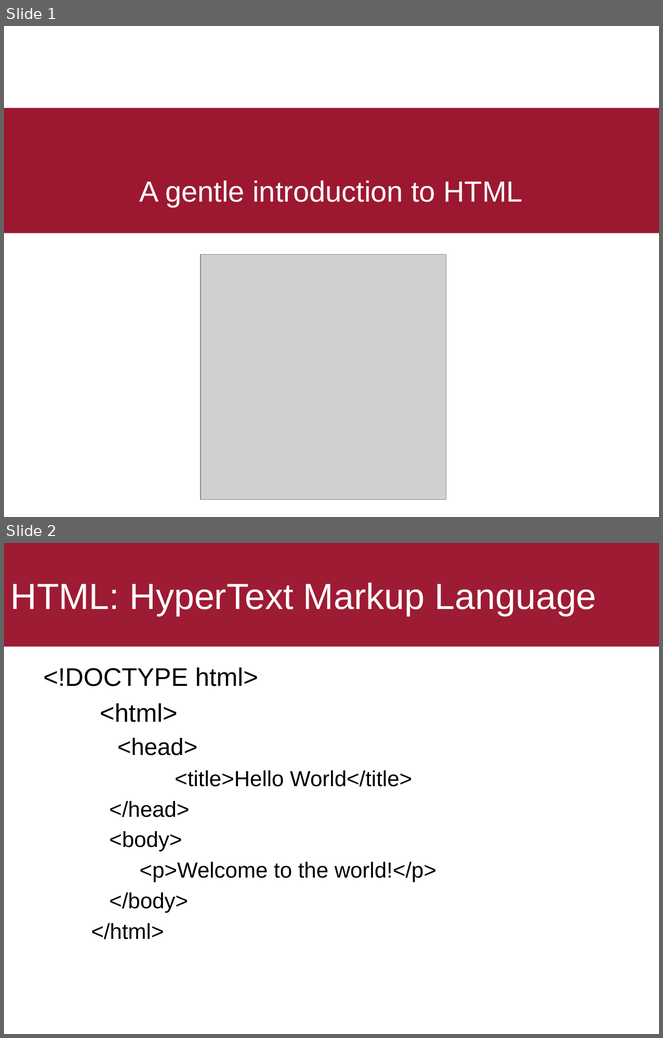
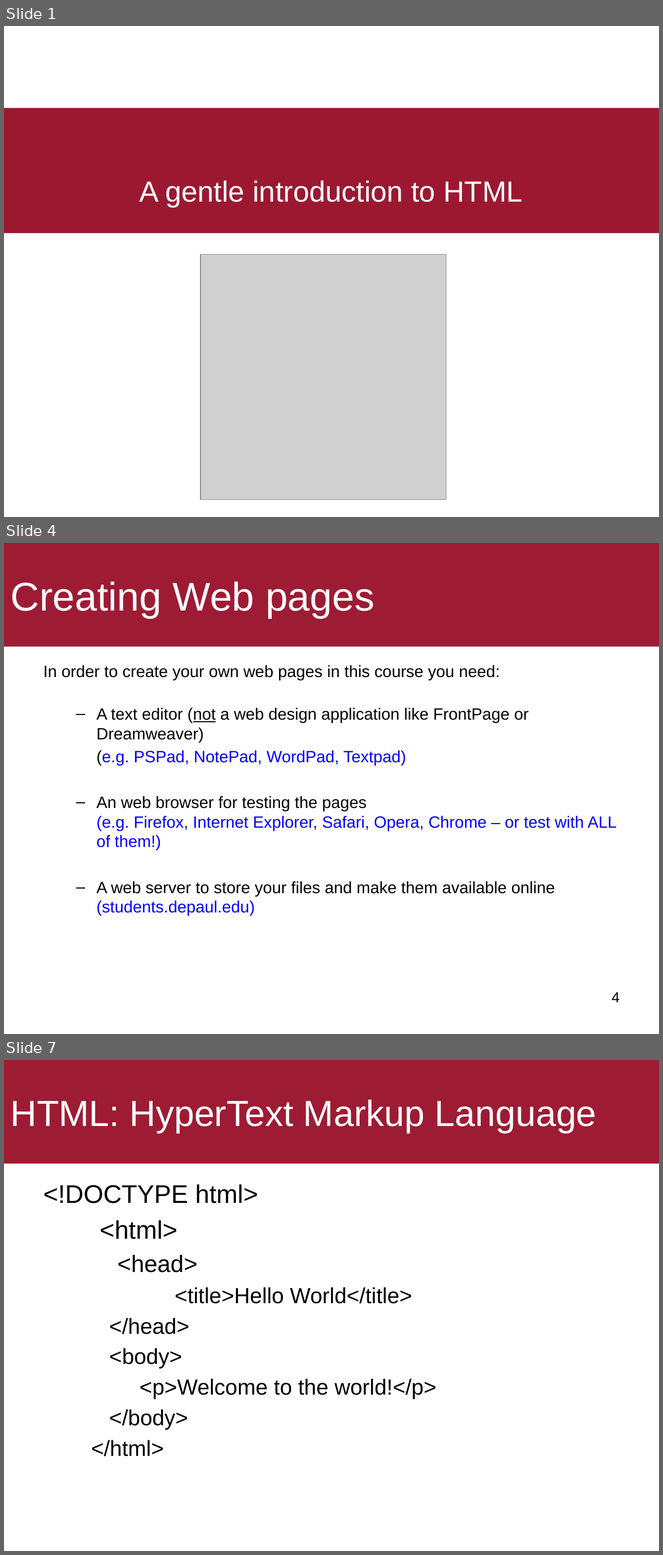
Before and after one commit to ekof-dss/teaching-samples-2021-22, a slide deck: presentations/03-01-html.ppt. Shown one above the other, each under a label of ours: slides 1 and 2 before the commit, slides 1, 4 and 7 after it; the slides between them are not shown. The pictures are 663x1038 and 663x1555 pixels, drawn with LibreOffice and Linux fonts; fonts in the diff are those of the drawing; grey boxes stand for pictures. Boxes give left, top, right and bottom in pixels: in the first picture for what was removed or moved away, otherwise in the second. Text is boxed around its words. In the diff, an @@ line names an element or a change of style, - is before the commit and + after.

```diff
--- a/presentations/03-01-html.ppt
+++ b/presentations/03-01-html.ppt
@@ slide 4 added at [4, 543, 659, 1034], background #FFFFFF @@
@@ title added at [4, 543, 659, 646], fill #9E1B34, 44 pt, text #FFFFFF @@
+Creating Web pages
@@ text added at [44, 665, 617, 916], 18 pt, text #000000 @@
+In order to create your own web pages in this course you need:
+  – A text editor (not a web design application like FrontPage or Dreamweaver)
+  (e.g. PSPad, NotePad, WordPad, Textpad)
+  – An web browser for testing the pages
+    (e.g. Firefox, Internet Explorer, Safari, Opera, Chrome – or test with ALL of them!)
+  – A web server to store your files and make them available online (students.depaul.edu)
@@ page number added at [612, 992, 620, 1003], 16 pt, text #000000 @@
+4
@@ what was slide 2 is now slide 7 @@
```
Also in this commit, not shown: 4 other slides added, 1 other file.
